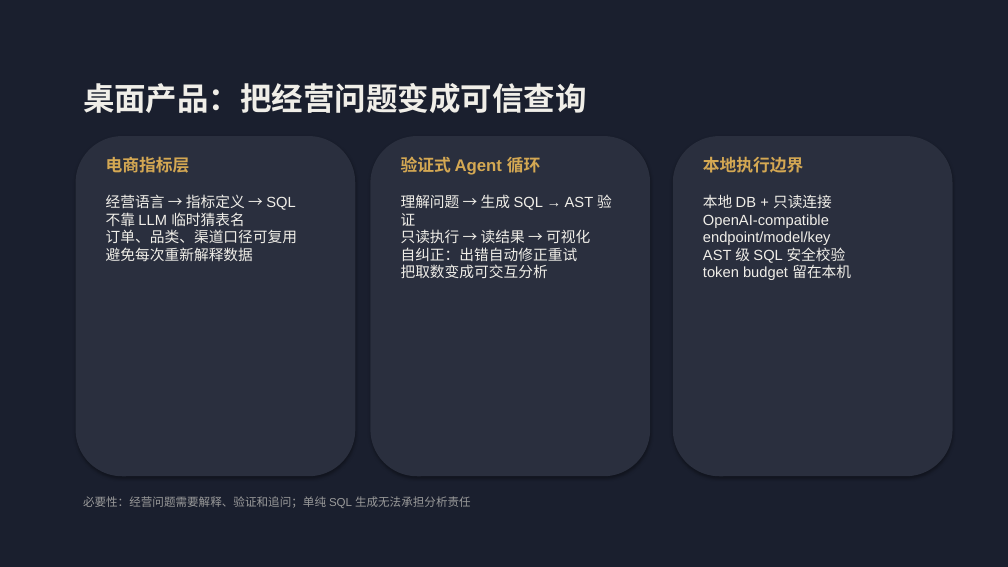
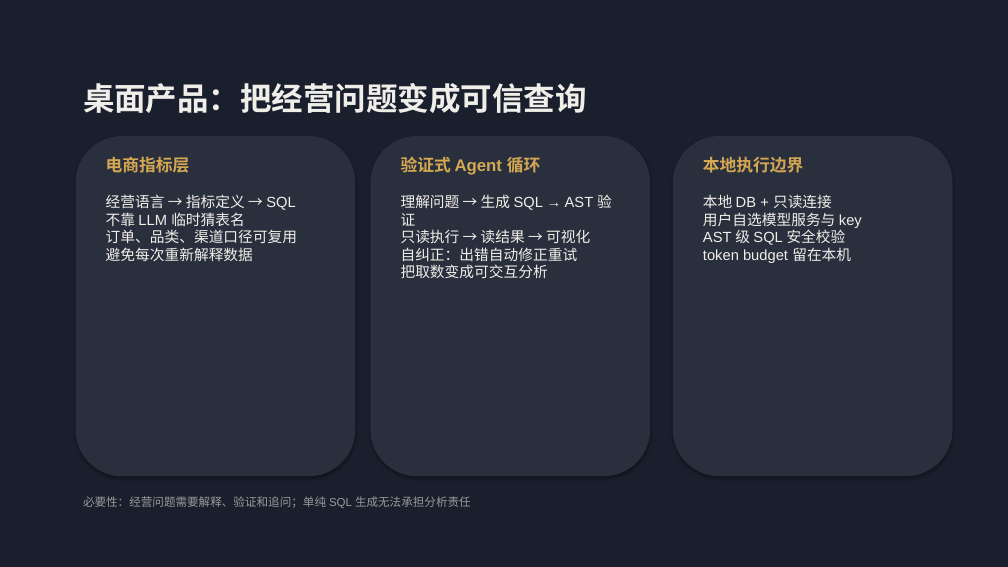
Before and after one commit to eric-stone-plus/queryforge, a slide deck: slide 6 of assets/QueryForge-Pitch.pptx. Drawn at 1008x567 pixels with LibreOffice and Linux fonts; fonts in the diff are those of the drawing. Boxes give left, top, right and bottom in pixels: in the first picture for what was removed or moved away, otherwise in the second. Text is boxed around its words. In the diff, an @@ line names an element or a change of style, - is before the commit and + after.

```diff
--- a/assets/QueryForge-Pitch.pptx
+++ b/assets/QueryForge-Pitch.pptx
@@ text at <box>703,194,862,263</box>: text changed @@
-本地 DB + 只读连接
-OpenAI-compatible endpoint/model/key
-AST 级 SQL 安全校验
-token budget 留在本机
+本地 DB + 只读连接
+用户自选模型服务与 key
+AST 级 SQL 安全校验
+token budget 留在本机
```
Also in this commit, not shown: 5 other slides changed, 1 slide added, 1 slide removed, 36 other files.
